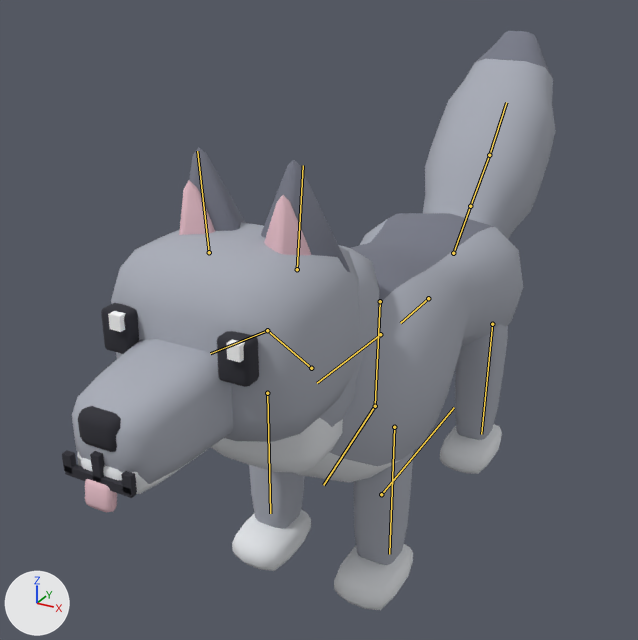
An edit to the glTF model WolfPets/model/wolf.glb, drawn before and after from the same camera.
Camera for both pictures: a camera (50 mm lens) standing at (1.07, -2.4, 1.82) and looking at (-0.15, -0.19, 0.72). The lights are fixed; the arrows at lower left show +X, +Y and +Z. The picture after the commit comes second. The bones that change, and the others that lie on the model, are drawn over the model as lines.

The first picture shows 'Wolf'.
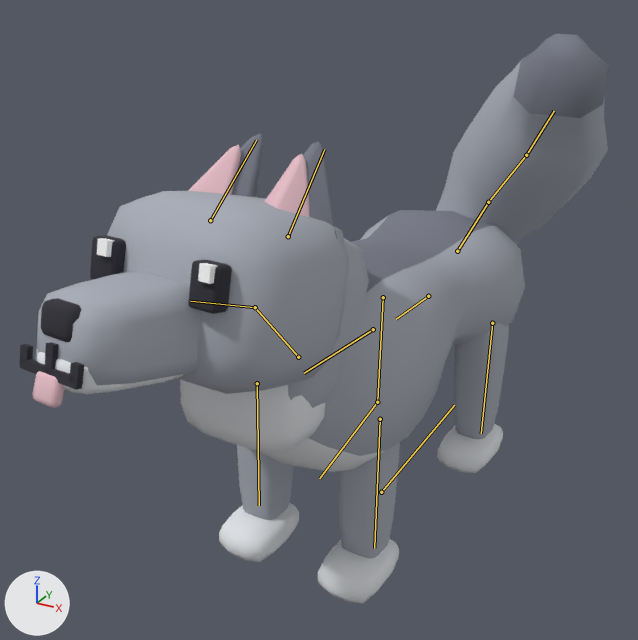
The newer file adds an action. The first version stands in its rest pose; the second is drawn at frame 22 of the action 'wolf_happy'.

Pixel boxes [x1, y1, x2, y2] of what changed, in the pictures (638 x 640 px):
```json
{"object": "Wolf", "change": "posed", "before": [62, 31, 556, 610], "after": [19, 33, 609, 604], "on screen": "19% wider"}
{"bone": "root", "before": "(381, 494) to (454, 407)", "after": "(381, 492) to (454, 405)"}
{"bone": "hips", "before": "(428, 298) to (400, 323)", "after": "(428, 296) to (396, 319)"}
{"bone": "chest", "before": "(380, 334) to (317, 383)", "after": "(373, 329) to (304, 373)"}
{"bone": "neck", "before": "(311, 368) to (267, 330)", "after": "(298, 357) to (255, 307)"}
{"bone": "head", "before": "(267, 330) to (210, 353)", "after": "(255, 307) to (190, 301)"}
{"bone": "ear_L", "before": "(297, 269) to (303, 165)", "after": "(288, 236) to (324, 149)"}
{"bone": "ear_R", "before": "(209, 252) to (197, 151)", "after": "(210, 220) to (256, 140)"}
{"bone": "tail_1", "before": "(453, 253) to (470, 206)", "after": "(457, 251) to (488, 202)"}
{"bone": "tail_2", "before": "(470, 206) to (489, 155)", "after": "(488, 202) to (526, 155)"}
{"bone": "tail_3", "before": "(489, 155) to (506, 102)", "after": "(526, 155) to (554, 111)"}
```

Edits to the scene script, one JSON object a line:
```json
{"block": "bone_root", "where": "bone_root = bpy.data.objects['WolfRig'].pose.bones['root']"}
{"op": "set", "path": "bone_root.location", "old": "(0.0, 0.0, 0.0)", "new": "(0.0, 0.0, 0.011)"}
{"block": "bone_hips", "where": "bone_hips = bpy.data.objects['WolfRig'].pose.bones['hips']  # child of 'root'"}
{"op": "set", "path": "bone_hips.rotation_quaternion", "old": "(1.0, 0.0, 0.0, 0.0)", "new": "(-0.999, 0.0, 0.0, 0.035)", "note": "degrees (0, 0, 0) -> degrees (0, 0, -4)"}
{"block": "bone_chest", "where": "bone_chest = bpy.data.objects['WolfRig'].pose.bones['chest']  # child of 'hips'"}
{"op": "set", "path": "bone_chest.rotation_quaternion", "old": "(1.0, 0.0, 0.0, 0.0)", "new": "(1.0, -0.012, 0.001, -0.017)", "note": "degrees (0, 0, 0) -> degrees (-1, 0, -2)"}
{"block": "bone_neck", "where": "bone_neck = bpy.data.objects['WolfRig'].pose.bones['neck']  # child of 'chest'"}
{"op": "set", "path": "bone_neck.rotation_quaternion", "old": "(1.0, 0.0, 0.0, 0.0)", "new": "(0.999, -0.035, 0.0, 0.0)", "note": "degrees (0, 0, 0) -> degrees (-4, 0, 0)"}
{"block": "bone_head", "where": "bone_head = bpy.data.objects['WolfRig'].pose.bones['head']  # child of 'neck'"}
{"op": "set", "path": "bone_head.rotation_quaternion", "old": "(1.0, 0.0, 0.0, 0.0)", "new": "(0.997, -0.071, -0.004, 0.043)", "note": "degrees (0, 0, 0) -> degrees (-8, 0, 5)"}
{"block": "bone_ear_l", "where": "bone_ear_l = bpy.data.objects['WolfRig'].pose.bones['ear_L']  # child of 'head'"}
{"op": "set", "path": "bone_ear_l.rotation_quaternion", "old": "(1.0, 0.0, 0.0, 0.0)", "new": "(0.959, -0.27, -0.002, 0.088)", "note": "degrees (0, 0, 0) -> degrees (-31, 3, 10)"}
{"block": "bone_ear_r", "where": "bone_ear_r = bpy.data.objects['WolfRig'].pose.bones['ear_R']  # child of 'head'"}
{"op": "set", "path": "bone_ear_r.rotation_quaternion", "old": "(1.0, 0.0, 0.0, 0.0)", "new": "(0.959, -0.27, 0.002, -0.088)", "note": "degrees (0, 0, 0) -> degrees (-31, -3, -10)"}
{"block": "bone_tail_1", "where": "bone_tail_1 = bpy.data.objects['WolfRig'].pose.bones['tail_1']  # child of 'hips'"}
{"op": "set", "path": "bone_tail_1.rotation_quaternion", "old": "(1.0, 0.0, 0.0, 0.0)", "new": "(0.941, 0.217, -0.122, -0.228)", "note": "degrees (0, 0, 0) -> degrees (28, -8, -29)"}
{"block": "bone_tail_2", "where": "bone_tail_2 = bpy.data.objects['WolfRig'].pose.bones['tail_2']  # child of 'tail_1'"}
{"op": "set", "path": "bone_tail_2.rotation_quaternion", "old": "(1.0, 0.0, 0.0, 0.0)", "new": "(0.961, 0.101, -0.15, -0.209)", "note": "degrees (0, 0, 0) -> degrees (15, -14, -26)"}
{"block": "bone_tail_3", "where": "bone_tail_3 = bpy.data.objects['WolfRig'].pose.bones['tail_3']  # child of 'tail_2'"}
{"op": "set", "path": "bone_tail_3.rotation_quaternion", "old": "(1.0, 0.0, 0.0, 0.0)", "new": "(0.982, 0.069, -0.123, -0.129)", "note": "degrees (0, 0, 0) -> degrees (10, -13, -16)"}
```
